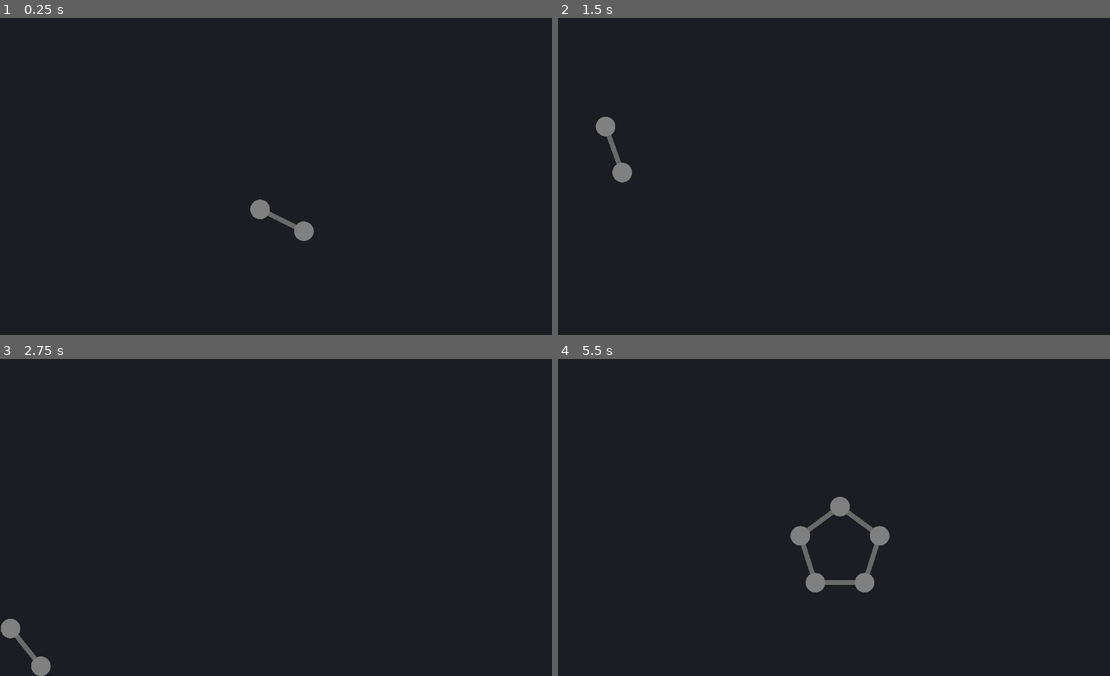
Above: before the commit, frames 1-4 (two rows, left to right).
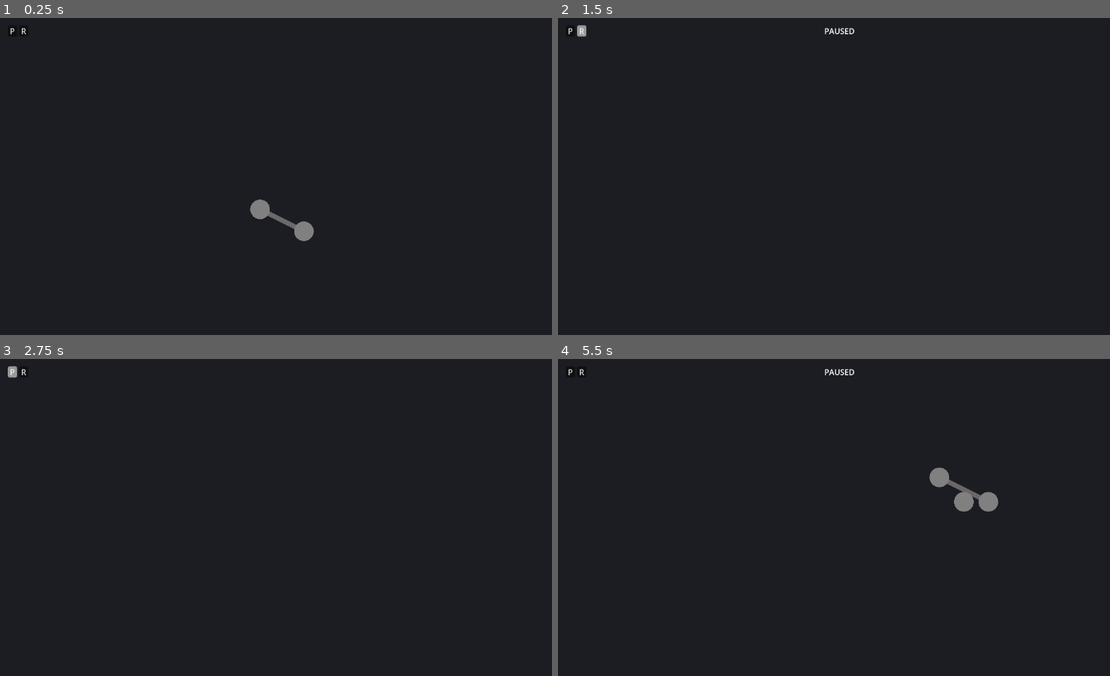
Above: after the commit, the same moments.

Repository: Argonbart/GoPrototyping
Game: Godot game, scene res://main.tscn
Same seed, same stepped clock (60 frames per second), same inputs: the game is played once before the commit and once after it.
Inputs (mouse positions are in pixels of both pictures, inside the frame that each line leads up to):
- Up to frame 1 (0.25 s): no input
- Up to frame 2 (1.5 s): click (569, 30) at 0.5 s, where only the run after the commit has a clickable "P"; click (580, 30) at 1.25 s, where only the run after the commit has a clickable "R"
- Up to frame 3 (2.75 s): click (11, 371) at 2 s, where only the run after the commit has a clickable "P"
- Up to frame 4 (5.5 s): click (580, 371) at 2.75 s, where only the run after the commit has a clickable "R"; click (569, 371) at 3.5 s, where only the run after the commit has a clickable "P"; click (580, 371) at 4.25 s, where only the run after the commit has a clickable "R"; tap Enter (ui_accept) at 5, 5.27 s; move the mouse to (966, 501) at 5.02 s; hold 1 (1) from 5.03 s (still down); tap 2 (2) at 5.3 s

The runs differ from the first frame. In frame 1, less than 0.1% of the frame differs, in the area x 1-5%, y 3-6%; in frame 2, 0.6%; in frame 3, 0.5%; in frame 4, 2.0%, in the area x 1-80%, y 3-74%.

Commit message:
add pause and spawning objects to soft_bodies

Diff:
--- a/soft_bodies/main.tscn
+++ b/soft_bodies/main.tscn
@@ -1,7 +1,21 @@
-[gd_scene load_steps=3 format=3 uid="uid://dvgfe5026ci00"]
+[gd_scene load_steps=6 format=3 uid="uid://dvgfe5026ci00"]
 
 [ext_resource type="Script" uid="uid://dym4jxr8dk8nh" path="res://softbody.gd" id="1_ig7tw"]
 [ext_resource type="Script" uid="uid://bws5dsl2c44mw" path="res://softbody_renderer.gd" id="2_0xm2m"]
+[ext_resource type="Script" uid="uid://bu1f00014tsyw" path="res://softbody_ui.gd" id="3_h2yge"]
+
+[sub_resource type="StyleBoxFlat" id="StyleBoxFlat_h2yge"]
+bg_color = Color(0.06541162, 0.0654117, 0.06541166, 1)
+corner_radius_top_left = 4
+corner_radius_top_right = 4
+corner_radius_bottom_right = 4
+corner_radius_bottom_left = 4
+
+[sub_resource type="StyleBoxFlat" id="StyleBoxFlat_1bvp3"]
+corner_radius_top_left = 4
+corner_radius_top_right = 4
+corner_radius_bottom_right = 4
+corner_radius_bottom_left = 4
 
 [node name="Main" type="Node2D"]
 
@@ -14,3 +28,64 @@
 [node name="SoftBodyRenderer" type="Node2D" parent="SoftBody"]
 script = ExtResource("2_0xm2m")
 metadata/_custom_type_script = "uid://bws5dsl2c44mw"
+
+[node name="CanvasLayer" type="CanvasLayer" parent="."]
+
+[node name="SoftBodyUI" type="Control" parent="CanvasLayer" node_paths=PackedStringArray("body", "label_paused", "button_pause", "button_reset")]
+layout_mode = 3
+anchors_preset = 15
+anchor_right = 1.0
+anchor_bottom = 1.0
+offset_top = -1.0
+offset_bottom = -1.0
+grow_horizontal = 2
+grow_vertical = 2
+script = ExtResource("3_h2yge")
+body = NodePath("../../SoftBody")
+label_paused = NodePath("MarginContainer/LabelPaused")
+button_pause = NodePath("MarginContainer/HBoxContainer/ButtonPause")
+button_reset = NodePath("MarginContainer/HBoxContainer/ButtonReset")
+
+[node name="MarginContainer" type="MarginContainer" parent="CanvasLayer/SoftBodyUI"]
+layout_mode = 1
+anchors_preset = 15
+anchor_right = 1.0
+anchor_bottom = 1.0
+grow_horizontal = 2
+grow_vertical = 2
+theme_override_constants/margin_left = 16
+theme_override_constants/margin_top = 16
+theme_override_constants/margin_right = 16
+theme_override_constants/margin_bottom = 16
+
+[node name="LabelPaused" type="RichTextLabel" parent="CanvasLayer/SoftBodyUI/MarginContainer"]
+custom_minimum_size = Vector2(115.945, 0)
+layout_mode = 2
+size_flags_horizontal = 4
+size_flags_vertical = 0
+text = "PAUSED"
+fit_content = true
+autowrap_mode = 1
+horizontal_alignment = 1
+vertical_alignment = 1
+
+[node name="HBoxContainer" type="HBoxContainer" parent="CanvasLayer/SoftBodyUI/MarginContainer"]
+layout_mode = 2
+
+[node name="ButtonPause" type="Button" parent="CanvasLayer/SoftBodyUI/MarginContainer/HBoxContainer"]
+layout_mode = 2
+size_flags_vertical = 0
+focus_mode = 0
+theme_override_styles/normal = SubResource("StyleBoxFlat_h2yge")
+theme_override_styles/hover = SubResource("StyleBoxFlat_1bvp3")
+theme_override_styles/focus = SubResource("StyleBoxFlat_h2yge")
+text = " P "
+
+[node name="ButtonReset" type="Button" parent="CanvasLayer/SoftBodyUI/MarginContainer/HBoxContainer"]
+layout_mode = 2
+size_flags_vertical = 0
+focus_mode = 0
+theme_override_styles/normal = SubResource("StyleBoxFlat_h2yge")
+theme_override_styles/hover = SubResource("StyleBoxFlat_1bvp3")
+theme_override_styles/focus = SubResource("StyleBoxFlat_h2yge")
+text = " R "
--- a/soft_bodies/project.godot
+++ b/soft_bodies/project.godot
@@ -37,6 +37,21 @@
 "events": [Object(InputEventKey,"resource_local_to_scene":false,"resource_name":"","device":-1,"window_id":0,"alt_press …(191 unchanged characters)…
 ]
 }
+4={
+"deadzone": 0.2,
+"events": [Object(InputEventKey,"resource_local_to_scene":false,"resource_name":"","device":-1,"window_id":0,"alt_pressed":false,"shift_pressed":false,"ctrl_pressed":false,"meta_pressed":false,"pressed":false,"keycode":0,"physical_keycode":52,"key_label":0,"unicode":52,"location":0,"echo":false,"script":null)
+]
+}
+pause={
+"deadzone": 0.2,
+"events": [Object(InputEventKey,"resource_local_to_scene":false,"resource_name":"","device":-1,"window_id":0,"alt_pressed":false,"shift_pressed":false,"ctrl_pressed":false,"meta_pressed":false,"pressed":false,"keycode":0,"physical_keycode":80,"key_label":0,"unicode":112,"location":0,"echo":false,"script":null)
+]
+}
+reset={
+"deadzone": 0.2,
+"events": [Object(InputEventKey,"resource_local_to_scene":false,"resource_name":"","device":-1,"window_id":0,"alt_pressed":false,"shift_pressed":false,"ctrl_pressed":false,"meta_pressed":false,"pressed":false,"keycode":0,"physical_keycode":82,"key_label":0,"unicode":114,"location":0,"echo":false,"script":null)
+]
+}
 
 [rendering]
 
--- a/soft_bodies/softbody.gd
+++ b/soft_bodies/softbody.gd
@@ -60,6 +60,7 @@
 
 var points: Array[Point]
 var constraints: Array[Constraint]
+var is_paused: bool = false
 
 
 func _input(event: InputEvent) -> void:
@@ -69,37 +70,33 @@
 		for p in points:
 			p.set_velocity(Vector2(x, y))
 
-	if event.is_action_pressed("1"):
-		setup_single_constraint()
-	if event.is_action_pressed("2"):
-		setup_pentagon()
-	if event.is_action_pressed("3"):
-		setup_pentagon_with_center()
-
 
 func _ready() -> void:
-	setup_single_constraint()
-
-
-func setup_single_constraint():
+	spawn_single_constraint()
+
+func clear():
 	constraints.clear()
 	points.clear()
 
+func spawn_point(pos: Vector2):
+	points.append(Point.new(pos, 20))
+
+
+func spawn_single_constraint(pos: Vector2 = Vector2.ZERO):
 	var points_to_add = [
 	Vector2(-50, -50),
 	Vector2(50, 0),
 	]
 
+	var idx = points.size()
+
 	for p in points_to_add:
-		points.append(Point.new(p, 20))
-
-	constraints.append(Constraint.new(points[0], points[1], 100, 0.2))
-
-
-func setup_pentagon_with_center():
-	constraints.clear()
-	points.clear()
-
+		points.append(Point.new(pos + p, 20))
+
+	constraints.append(Constraint.new(points[idx], points[idx + 1], 100, 0.2))
+
+
+func spawn_pentagon_with_center(pos: Vector2 = Vector2.ZERO):
 	var points_to_add = [
 	Vector2(0, -50),      # obere Spitze
 	Vector2(47, -15),     # rechts-oben
@@ -108,26 +105,24 @@
 	Vector2(-47, -15),    # links-oben
 	]
 
+	var idx = points.size()
+
 	for p in points_to_add:
-		points.append(Point.new(p, 20))
-
-	points.append(Point.new(Vector2.ZERO, 20))
-
-
-	constraints.append(Constraint.new(points[0], points[1], 100.0, CONSTRAINT_STRENGTH))
-	constraints.append(Constraint.new(points[1], points[2], 100.0, CONSTRAINT_STRENGTH))
-	constraints.append(Constraint.new(points[2], points[3], 100.0, CONSTRAINT_STRENGTH))
-	constraints.append(Constraint.new(points[3], points[4], 100.0, CONSTRAINT_STRENGTH))
-	constraints.append(Constraint.new(points[4], points[0], 100.0, CONSTRAINT_STRENGTH))
+		points.append(Point.new(pos + p, 20))
+
+	points.append(Point.new(pos + Vector2.ZERO, 20))
+
+	constraints.append(Constraint.new(points[idx], points[idx + 1], 100.0, CONSTRAINT_STRENGTH))
+	constraints.append(Constraint.new(points[idx + 1], points[idx + 2], 100.0, CONSTRAINT_STRENGTH))
+	constraints.append(Constraint.new(points[idx + 2], points[idx + 3], 100.0, CONSTRAINT_STRENGTH))
+	constraints.append(Constraint.new(points[idx + 3], points[idx + 4], 100.0, CONSTRAINT_STRENGTH))
+	constraints.append(Constraint.new(points[idx + 4], points[idx], 100.0, CONSTRAINT_STRENGTH))
 
 	for i in range(5):
-		constraints.append(Constraint.new(points[i], points[5], 100, CONSTRAINT_STRENGTH))
-
-
-func setup_pentagon():
-	constraints.clear()
-	points.clear()
-
+		constraints.append(Constraint.new(points[idx + i], points[idx + 5], 100, CONSTRAINT_STRENGTH))
+
+
+func spawn_pentagon(pos: Vector2 = Vector2.ZERO):
 	var points_to_add = [
 	Vector2(0, -50),      # obere Spitze
 	Vector2(47, -15),     # rechts-oben
@@ -136,17 +131,22 @@
 	Vector2(-47, -15),    # links-oben
 	]
 
+	var idx = points.size()
+
 	for p in points_to_add:
-		points.append(Point.new(p, 20))
-
-	constraints.append(Constraint.new(points[0], points[1], 100.0, CONSTRAINT_STRENGTH))
-	constraints.append(Constraint.new(points[1], points[2], 100.0, CONSTRAINT_STRENGTH))
-	constraints.append(Constraint.new(points[2], points[3], 100.0, CONSTRAINT_STRENGTH))
-	constraints.append(Constraint.new(points[3], points[4], 100.0, CONSTRAINT_STRENGTH))
-	constraints.append(Constraint.new(points[4], points[0], 100.0, CONSTRAINT_STRENGTH))
+		points.append(Point.new(pos + p, 20))
+
+	constraints.append(Constraint.new(points[idx], points[idx + 1], 100.0, CONSTRAINT_STRENGTH))
+	constraints.append(Constraint.new(points[idx + 1], points[idx + 2], 100.0, CONSTRAINT_STRENGTH))
+	constraints.append(Constraint.new(points[idx + 2], points[idx + 3], 100.0, CONSTRAINT_STRENGTH))
+	constraints.append(Constraint.new(points[idx + 3], points[idx + 4], 100.0, CONSTRAINT_STRENGTH))
+	constraints.append(Constraint.new(points[idx + 4], points[idx], 100.0, CONSTRAINT_STRENGTH))
 
 
 func _physics_process(_delta: float) -> void:
+	if is_paused:
+		return
+
 	var bounds = get_viewport_rect().size * 0.5
 
 	for p in points:
@@ -195,10 +195,6 @@
 		for p in points:
 			p.apply_displacement()
 
-	if Input.is_action_pressed("left_click"):
-		var mouse_position = get_global_mouse_position()
-		points[0].position = mouse_position
-
 	# limit points to viewport
 	for p in points:
 		p.limit_to_bounds(bounds)
--- a/soft_bodies/softbody_renderer.gd
+++ b/soft_bodies/softbody_renderer.gd
@@ -2,6 +2,8 @@
 
 
 var body: SoftBody
+
+var default_font: Font = ThemeDB.fallback_font
 
 
 func _ready() -> void:
--- /dev/null
+++ b/soft_bodies/softbody_ui.gd
@@ -0,0 +1,47 @@
+extends Control
+
+
+@export var body: SoftBody
+@export var label_paused: Control
+
+@export var button_pause: Button
+@export var button_reset: Button
+
+
+func _ready() -> void:
+	button_reset.pressed.connect(handle_reset_button_pressed)
+	button_pause.pressed.connect(handle_pause_button_pressed)
+
+
+func _input(event: InputEvent) -> void:
+	# -- spawning objects --
+	if event.is_action_pressed("1"):
+		body.spawn_point(body.get_global_mouse_position())
+
+	if event.is_action_pressed("2"):
+		body.spawn_single_constraint(body.get_global_mouse_position())
+
+	if event.is_action_pressed("3"):
+		body.spawn_pentagon(body.get_global_mouse_position())
+
+	if event.is_action_pressed("4"):
+		body.spawn_pentagon_with_center(body.get_global_mouse_position())
+
+	# -- handling state --
+	if event.is_action_pressed("pause"):
+		handle_pause_button_pressed()
+
+	if event.is_action_pressed("reset"):
+		handle_reset_button_pressed()
+
+
+func _physics_process(_delta: float) -> void:
+	label_paused.visible = true if body.is_paused else false
+
+
+func handle_pause_button_pressed():
+	body.is_paused = !body.is_paused
+
+
+func handle_reset_button_pressed():
+	body.clear()
Not shown, added: soft_bodies/softbody_ui.gd.uid
